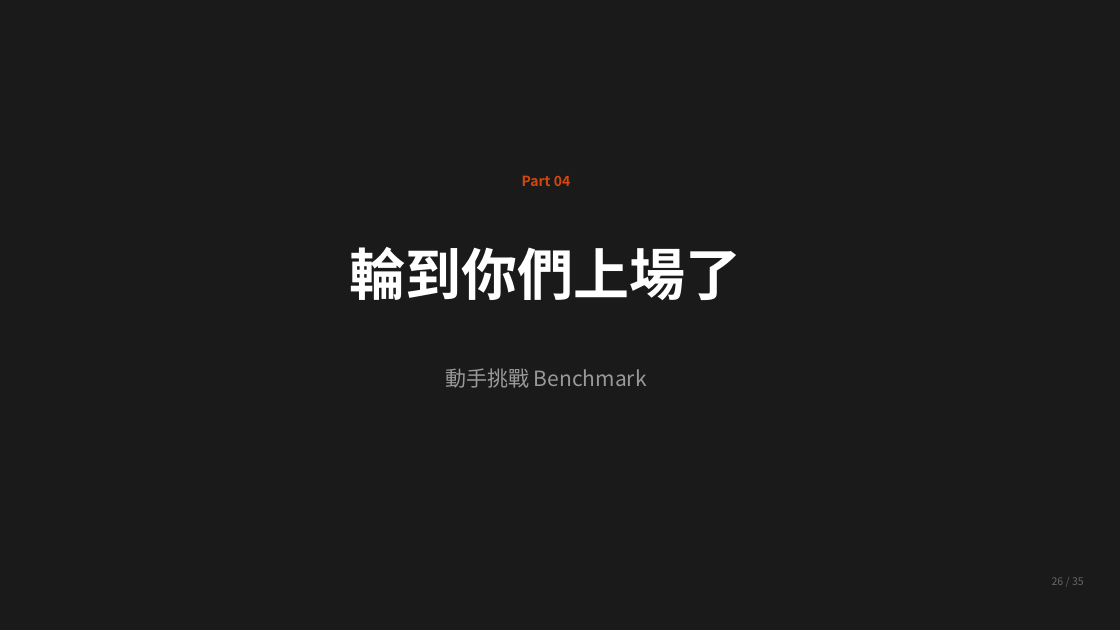
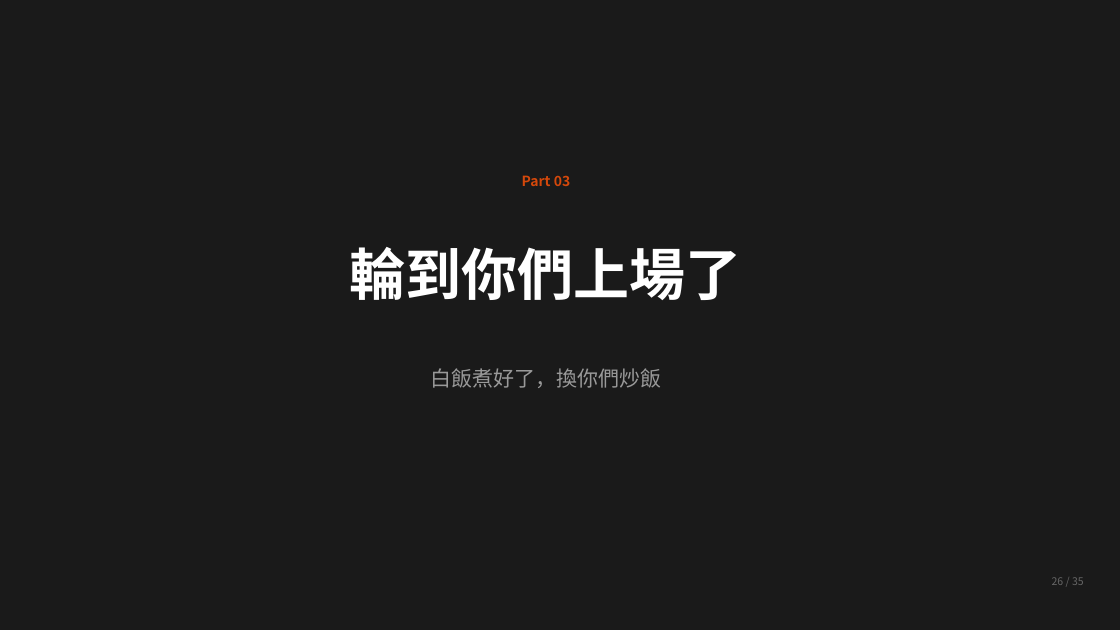
Before and after one commit to guanyuhoujeff/114-2-Data-Analysis-in-Casualty-Insurance-co-teaching, a slide deck: slide 27 of presentation_v2.pptx (slide 26 before the commit). Drawn at 1120x630 pixels with LibreOffice and Linux fonts; fonts in the diff are those of the drawing. Boxes give left, top, right and bottom in pixels: in the first picture for what was removed or moved away, otherwise in the second. Text is boxed around its words. In the diff, an @@ line names an element or a change of style, - is before the commit and + after.

```diff
--- a/presentation_v2.pptx
+++ b/presentation_v2.pptx
@@ text at [522,175,570,186]: text changed @@
-Part 04
+Part 03
@@ text at [430,368,661,388]: text changed @@
-動手挑戰 Benchmark
+白飯煮好了，換你們炒飯
```
Also in this commit, not shown: 15 other slides changed, 6 slides added, 6 slides removed, 4 other files.
